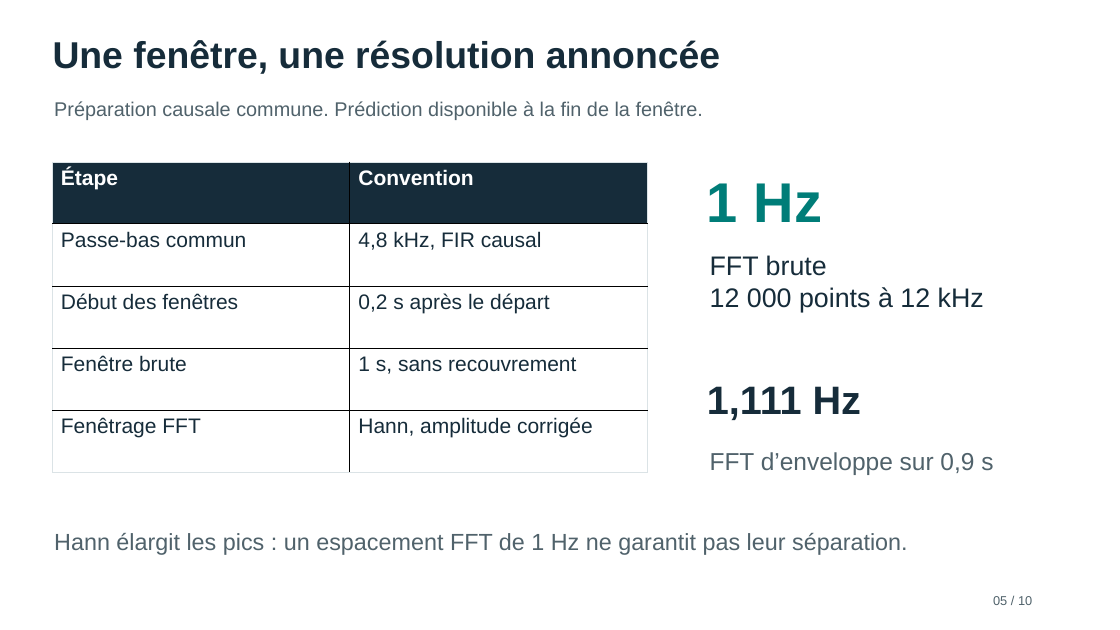
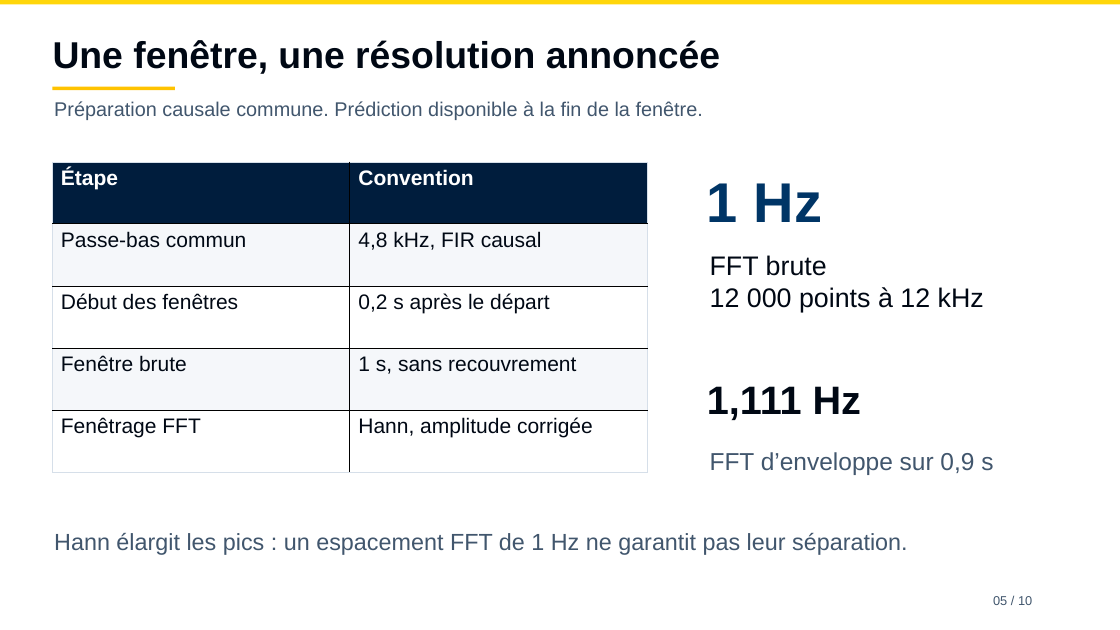
Before and after one commit to Lavdal-Yahya/IoT-mini-project, a slide deck: slide 5 of presentation/dashboard/diagnostic_dashboard.pptx. Drawn at 1120x630 pixels with LibreOffice and Linux fonts; fonts in the diff are those of the drawing. Boxes give left, top, right and bottom in pixels: in the first picture for what was removed or moved away, otherwise in the second. Text is boxed around its words. In the diff, an @@ line names an element or a change of style, - is before the commit and + after.

```diff
--- a/presentation/dashboard/diagnostic_dashboard.pptx
+++ b/presentation/dashboard/diagnostic_dashboard.pptx
@@ rectangle added at box(0, 0, 1120, 4), fill #FFD60A @@
@@ rectangle added at box(52, 87, 175, 90), fill #FFC300 @@
@@ table at box(52, 162, 647, 473) @@
@@ fill #162C3A to #001D3D in row 1 @@
@@ fill #FFFFFF to #F5F7FA in 4 cells @@
@@ text colour #162C3A to #000814 in "Passe-bas commun", "4,8 kHz, FIR causal", "Début des fenêtres", "0,2 s après le départ" and 4 more places @@
@@ borders changed @@
@@ text "1 Hz" at box(707, 183, 822, 222): text colour #007D78 to #003566 @@
@@ text colour #162C3A to #000814 in 3 elements at box(53, 40, 720, 74), box(710, 255, 984, 312), box(707, 386, 861, 420) @@
@@ text colour #50626B to #41566D in 4 elements at box(54, 101, 703, 120), box(993, 596, 1032, 605), box(710, 452, 993, 475), box(54, 533, 908, 555) @@
```
Also in this commit, not shown: 9 other slides changed, 37 other files.
